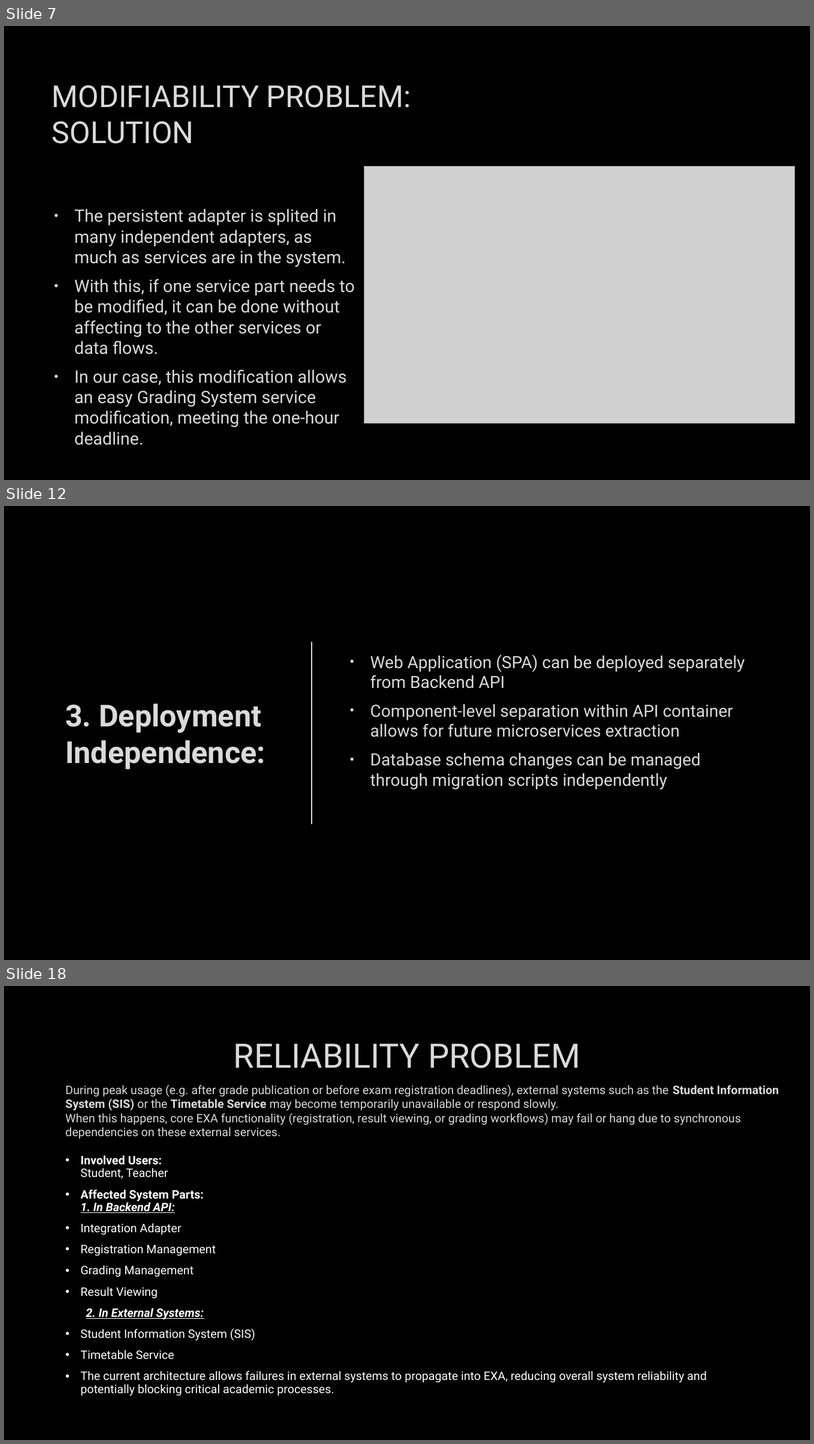
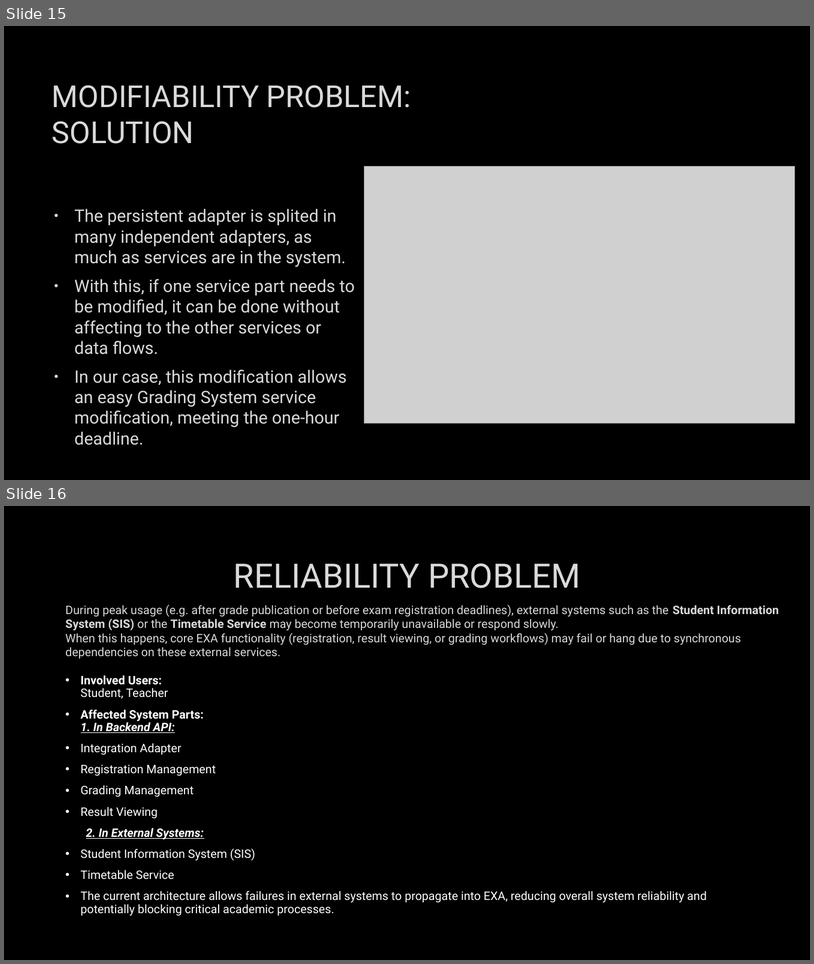
Before and after one commit to mayembe-martin/software_architecture_schedules, a slide deck: M2/Presentation_Qualities.pptx. Shown one above the other, each under a label of ours: slides 7, 12 and 18 before the commit, slides 15 and 16 after it; the slides between them are not shown. The pictures are 814x1444 and 814x964 pixels, drawn with LibreOffice and Linux fonts; fonts in the diff are those of the drawing; grey boxes stand for pictures; background and template pictures are left out. Boxes give left, top, right and bottom in pixels: in the first picture for what was removed or moved away, otherwise in the second. Text is boxed around its words. In the diff, an @@ line names an element or a change of style, - is before the commit and + after.

```diff
--- a/M2/Presentation_Qualities.pptx
+++ b/M2/Presentation_Qualities.pptx
@@ slide 12 removed at (4,506,810,960), background picture (left out) @@
@@ line removed from (312, 642) to (312, 823) @@
@@ text removed at (371,654,746,789) @@
-• Web Application (SPA) can be deployed separately from Backend API
-• Component-level separation within API container allows for future microservices extraction
-• Database schema changes can be managed through migration scripts independently
@@ title removed at (65,703,266,769) @@
-3. Deployment Independence:
@@ what was slide 7 is now slide 15 @@
@@ what was slide 18 is now slide 16 @@
```
Also in this commit, not shown: 2 slides changed, 5 slides added, 6 other slides removed.
